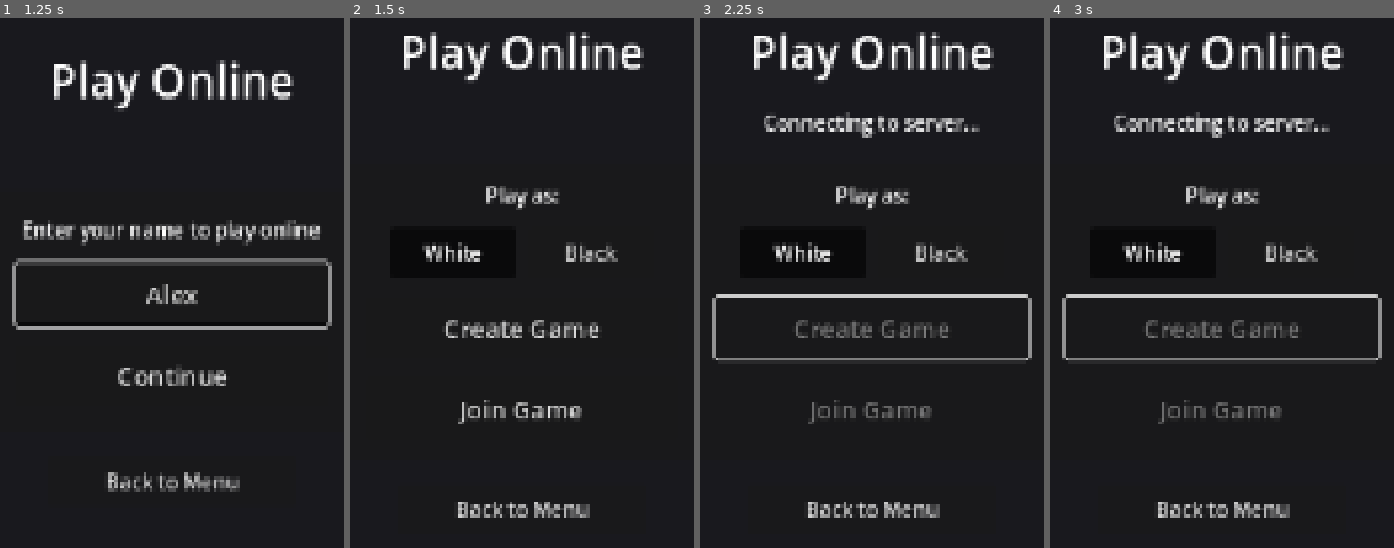
Above: before the commit, frames 1-4 (left to right).
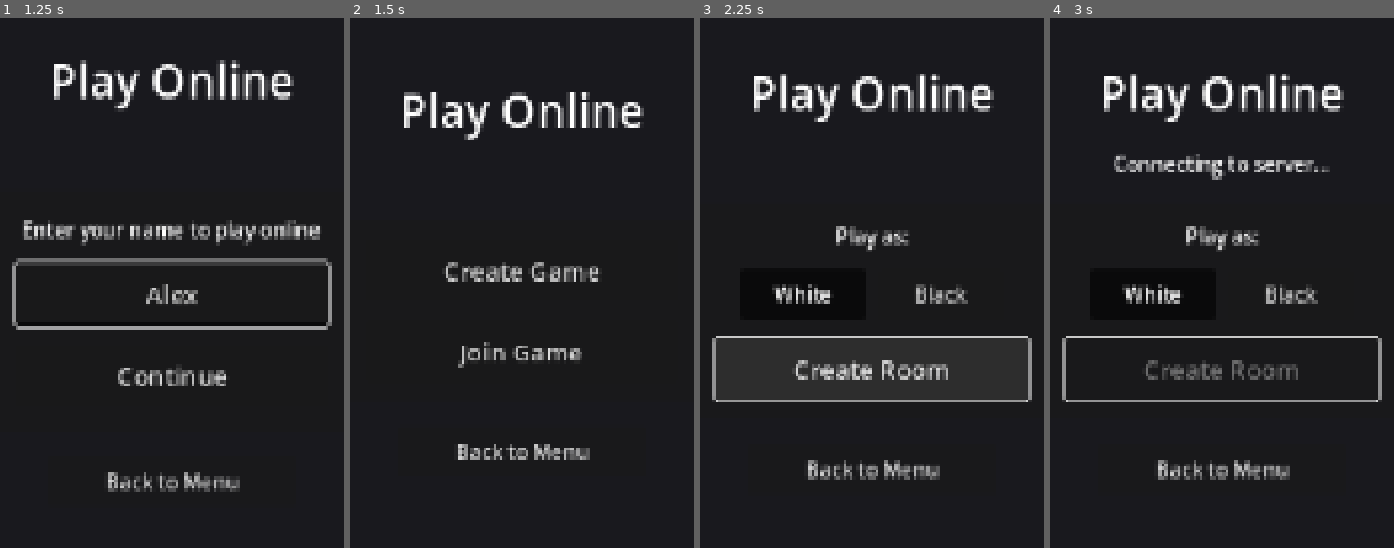
Above: after the commit, the same moments.

Repository: tomgun/saktris-game
Game: Godot game, scene res://src/ui/multiplayer/multiplayer_menu.tscn
Same seed, same stepped clock (60 frames per second), same inputs: the game is played once before the commit and once after it. This scene is started directly instead of the project's main scene.
Inputs (mouse positions are in pixels of both pictures, inside the frame that each line leads up to):
- Up to frame 1 (1.25 s): click (172, 293) at 0.52 s; type "Alex" at 0.6 s
- Up to frame 2 (1.5 s): click "Continue" at 1.25 s
- Up to frame 3 (2.25 s): click "Create Game" at 2 s
- Up to frame 4 (3 s): click (1222, 367) at 2.75 s, where only the run after the commit has a clickable "Create Room"

Frame 1 is identical in both runs. In frame 2, 11% of the frame differs, in the area x 15-86%, y 2-95%; in frame 3, 14%; in frame 4, 15%, in the area x 3-97%, y 2-95%.

Commit message:
Move side selector behind Create Game button
The White/Black selector was always visible in the multiplayer menu,
even for players joining a game (who get the opposite side anyway).
Now it only appears after clicking Create Game, as a two-step flow:
Create Game → pick side → Create Room.

Diff:
--- a/src/ui/multiplayer/multiplayer_menu.gd
+++ b/src/ui/multiplayer/multiplayer_menu.gd
@@ -15,6 +15,7 @@
 @onready var waiting_panel: PanelContainer = %WaitingPanel
 @onready var join_panel: PanelContainer = %JoinPanel
 @onready var main_panel: PanelContainer = %MainPanel
+@onready var side_label: Label = %SideLabel
 @onready var side_selector: HBoxContainer = %SideSelector
 @onready var white_button: Button = %WhiteButton
 @onready var black_button: Button = %BlackButton
@@ -81,6 +82,10 @@
 	main_panel.visible = true
 	waiting_panel.visible = false
 	join_panel.visible = false
+	side_label.visible = false
+	side_selector.visible = false
+	join_button.visible = true
+	create_button.text = "Create Game"
 	status_label.text = ""
 
 
@@ -119,9 +124,17 @@
 
 
 func _on_create_pressed() -> void:
+	# Two-step flow: first show side selector, then create room
+	if not side_selector.visible:
+		side_label.visible = true
+		side_selector.visible = true
+		join_button.visible = false
+		create_button.text = "Create Room"
+		return
+
+	# Second click: actually create the room
 	status_label.text = "Connecting..."
 	create_button.disabled = true
-	join_button.disabled = true
 
 	# Connect to signaling server first
 	if NetworkManager.get_state() == NetworkManager.ConnectionState.OFFLINE:
--- a/src/ui/multiplayer/multiplayer_menu.tscn
+++ b/src/ui/multiplayer/multiplayer_menu.tscn
@@ -65,12 +65,15 @@
 theme_override_constants/separation = 15
 
 [node name="SideLabel" type="Label" parent="CenterContainer/VBoxContainer/MainPanel/VBox/MarginContainer/VBox"]
+unique_name_in_owner = true
+visible = false
 layout_mode = 2
 text = "Play as:"
 horizontal_alignment = 1
 
 [node name="SideSelector" type="HBoxContainer" parent="CenterContainer/VBoxContainer/MainPanel/VBox/MarginContainer/VBox"]
 unique_name_in_owner = true
+visible = false
 layout_mode = 2
 alignment = 1
 theme_override_constants/separation = 10
Not shown, changed: .agentic-journal/JOURNAL.md
